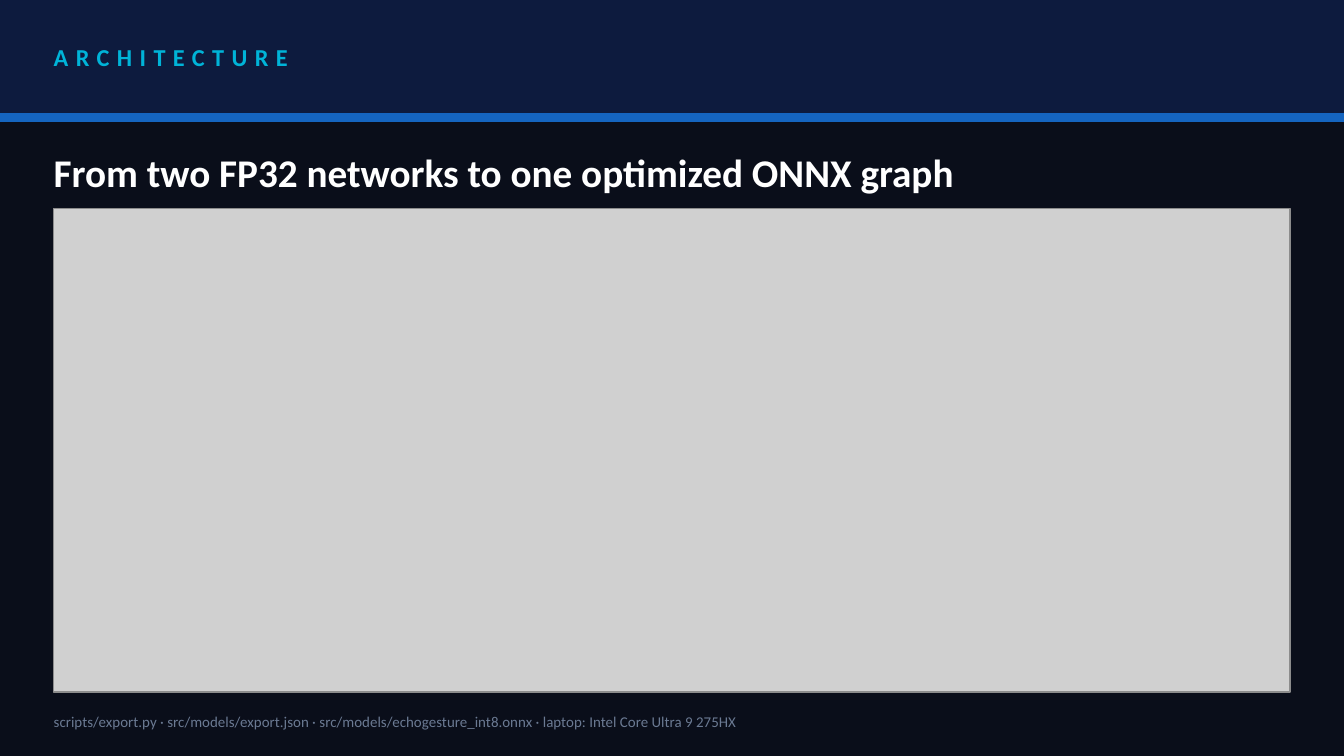
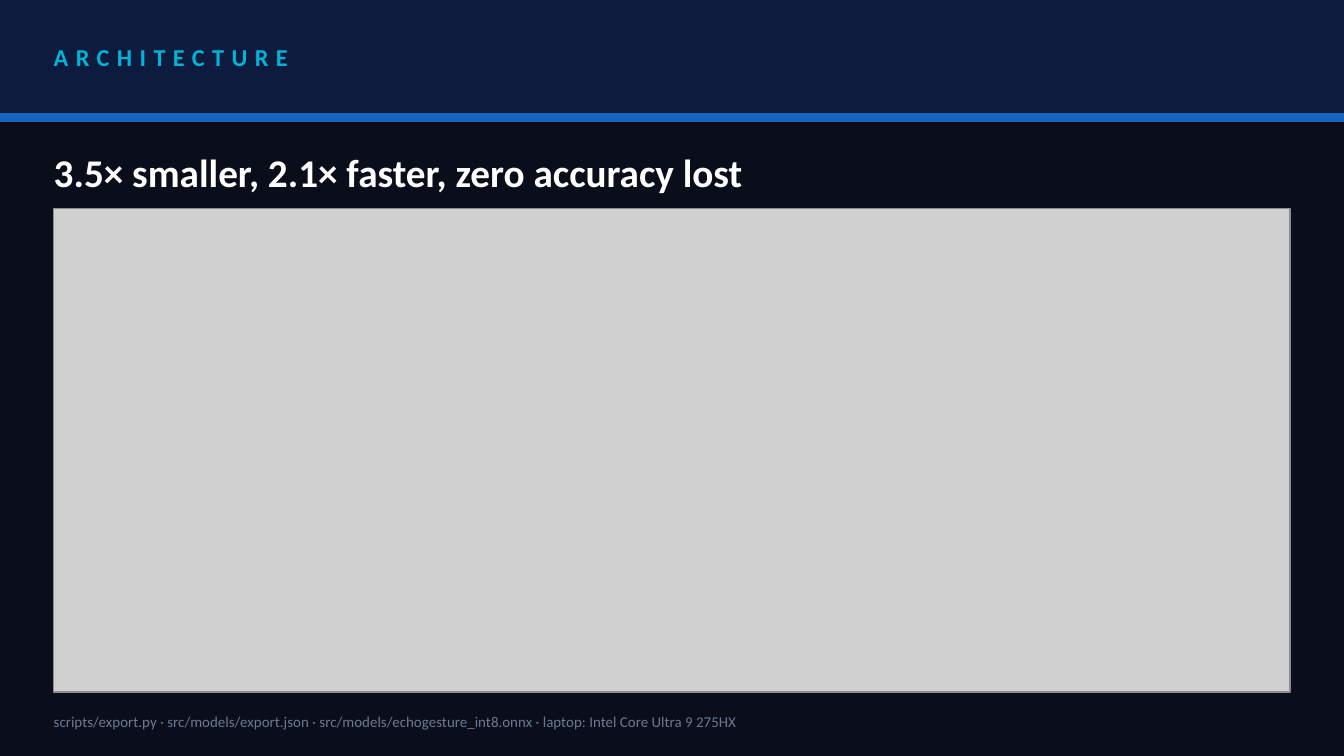
Before and after one commit to aswanth-07/PerrydaPlatypus, a slide deck: slide 6 of presentation/VIT_Vellore_PerrydaPlatypus.pptx. Drawn at 1344x756 pixels with LibreOffice and Linux fonts; fonts in the diff are those of the drawing; grey boxes stand for pictures. Boxes give left, top, right and bottom in pixels: in the first picture for what was removed or moved away, otherwise in the second. Text is boxed around its words. In the diff, an @@ line names an element or a change of style, - is before the commit and + after.

Commit message:
Stronger system design and compression slides
- Slide 4: a bolder system design with larger stages, the sign engine as the
  hero, and the privacy guarantees as a banner
- Slide 6: the compression drawn to scale (20.22 MB FP32 to 5.70 MB INT8,
  -71.8%) with bars for accuracy, laptop speed-up and S26 latency
- README diagrams and captions updated to match

```diff
--- a/presentation/VIT_Vellore_PerrydaPlatypus.pptx
+++ b/presentation/VIT_Vellore_PerrydaPlatypus.pptx
@@ text at bbox=[54, 159, 742, 193]: text changed @@
-From two FP32 networks to one optimized ONNX graph
+3.5× smaller, 2.1× faster, zero accuracy lost
```
Also in this commit, not shown: 4 other files.
